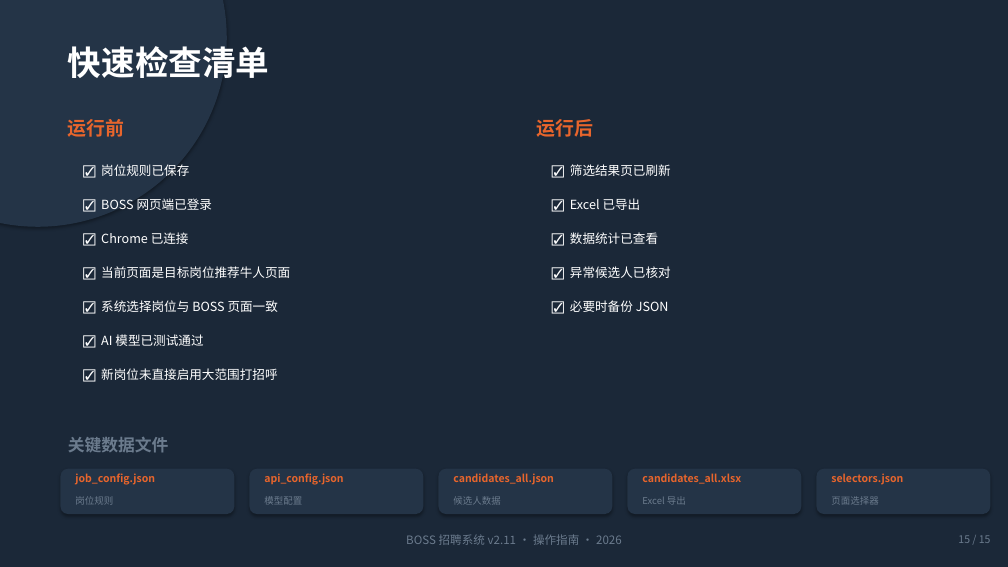
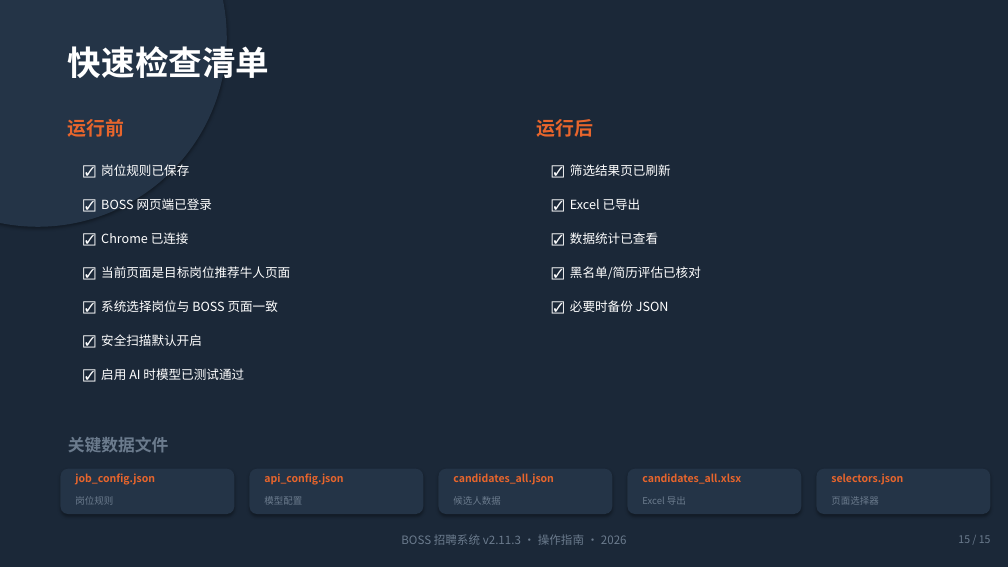
Before and after one commit to chenjinbo1991/boss-resume-filter, a slide deck: slide 15 of docs/BOSS招聘系统操作指南.pptx. Drawn at 1008x567 pixels with LibreOffice and Linux fonts; fonts in the diff are those of the drawing. Boxes give left, top, right and bottom in pixels: in the first picture for what was removed or moved away, otherwise in the second. Text is boxed around its words. In the diff, an @@ line names an element or a change of style, - is before the commit and + after.

Commit message:
文档同步：记录 BOSS 直聘 srcdoc iframe 架构约束
核心发现：
- BOSS 直聘推荐页使用 srcdoc iframe 而非 src URL
- iframe.run_js('return location.href') 始终返回 about:srcdoc
- 导致 API 监听和直调均无效，只能使用 DOM 滚动提取

文档更新：
- CLAUDE.md/AGENTS.md: 更新反爬对抗和候选人提取章节，明确 srcdoc 约束
- 新增记忆文件 boss-srcdoc-architecture.md 记录架构约束和验证方法
- MEMORY.md: 索引新增记忆文件

代码变更：
- bossmaster.py: 添加诊断日志，优化刷新等待逻辑（轮询检查 iframe 内容就绪）
- gui_main.py: 拆分 notice_callback 为阻塞/非阻塞两个回调
- tests: 更新测试用例以适配新的回调机制

```diff
--- a/docs/BOSS招聘系统操作指南.pptx
+++ b/docs/BOSS招聘系统操作指南.pptx
@@ text at (x1=570, y1=266, x2=701, y2=280): text changed @@
-☑ 异常候选人已核对
+☑ 黑名单/简历评估已核对
@@ text at (x1=101, y1=334, x2=202, y2=346): text changed @@
-☑ AI 模型已测试通过
+☑ 安全扫描默认开启
@@ text at (x1=101, y1=368, x2=244, y2=380): text changed @@
-☑ 新岗位未直接启用大范围打招呼
+☑ 启用 AI 时模型已测试通过
@@ text at (x1=401, y1=534, x2=627, y2=545): text changed @@
-BOSS 招聘系统 v2.11 · 操作指南 · 2026
+BOSS 招聘系统 v2.11.3 · 操作指南 · 2026
```
Also in this commit, not shown: 13 other slides changed, 16 other files.
